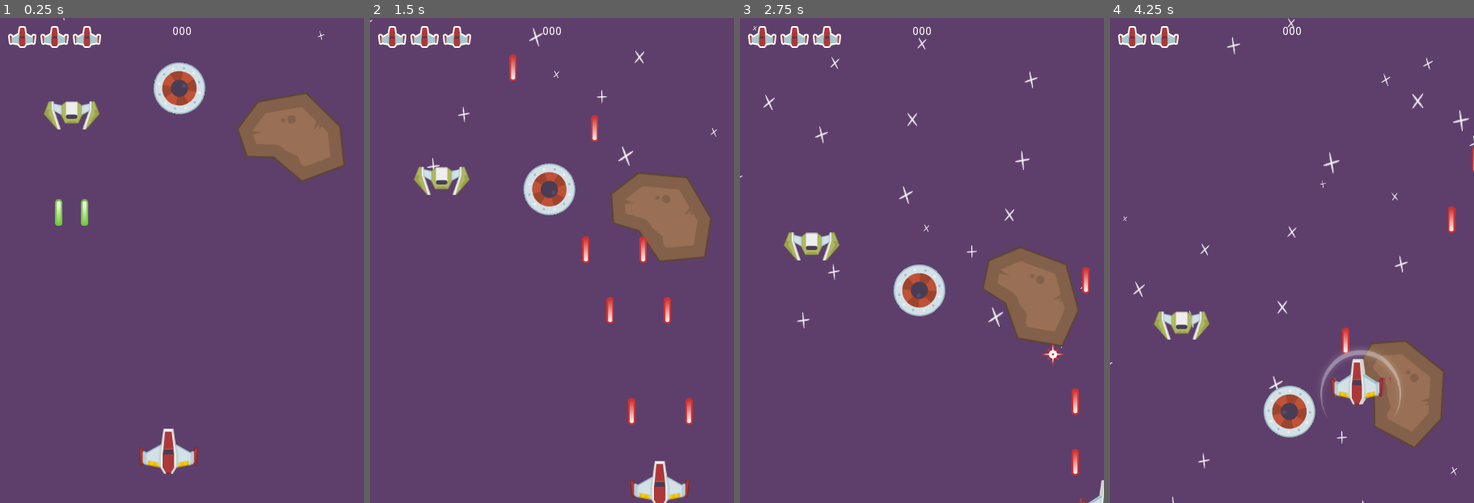
Above: before the commit, frames 1-4 (left to right).
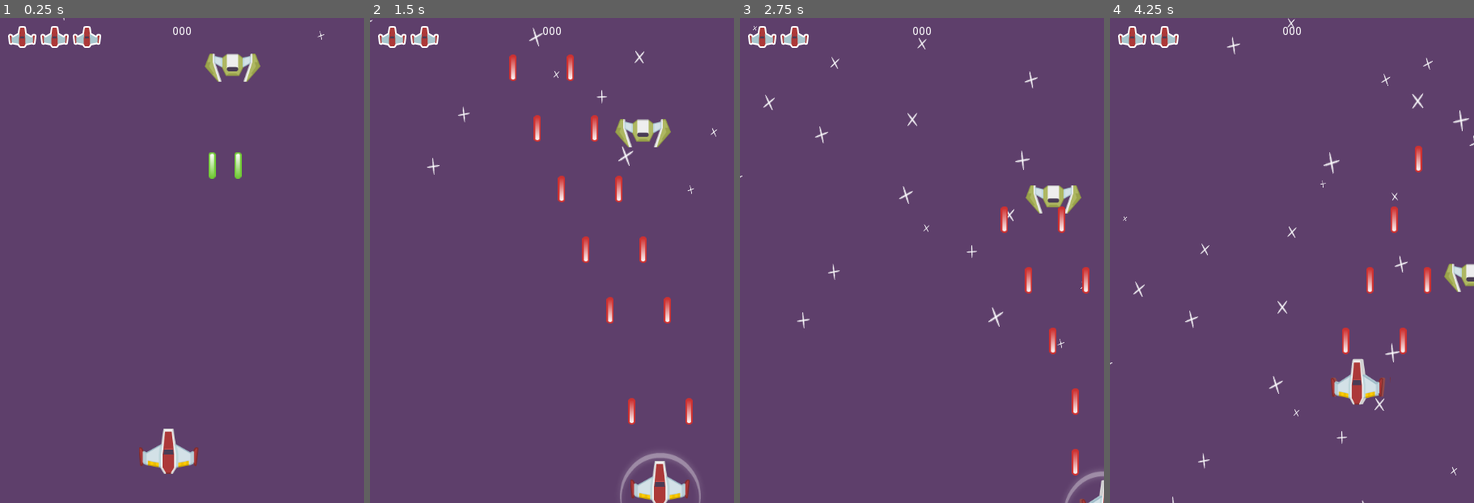
Above: after the commit, the same moments.

Repository: ZacharyRanes/Space_Shooter
Game: Godot game, scene res://MainScenes/Gameplay.tscn
The game is run twice, just before and just after one commit, with the same random seed, the same clock (stepped at 60 frames per second) and the same inputs.
Inputs:
- Up to frame 1 (0.25 s): no input
- Up to frame 2 (1.5 s): hold D (move_right) 0.53-1.28 s; hold Space (shoot) 0.53-1.28 s; hold S (move_down) from 1.28 s (still down); tap Space (shoot) at 1.35 s
- Up to frame 3 (2.75 s): release S (move_down) at 2.03 s; hold D (move_right) from 2.03 s (still down); hold Space (shoot) from 2.03 s (still down)
- Up to frame 4 (4.25 s): release D (move_right) at 2.78 s; release Space (shoot) at 2.78 s; hold W (move_up) 2.78-3.53 s; tap Space (shoot) at 2.85 s; hold A (move_left) from 3.53 s (still down); hold Space (shoot) from 3.53 s (still down)

The runs differ from the first frame. In frame 1, 6.3% of the frame differs, in the area x 12-95%, y 7-43%; in frame 2, 6.7%, in the area x 12-94%, y 1-100%; in frame 3, 6.6%; in frame 4, 6.3%.

Commit message:
End of EP23

Diff:
--- /dev/null
+++ b/Enemy/BouncerEnemy.gd
@@ -0,0 +1,12 @@
+extends SlowShooter
+
+export var horizontalSpeed := 50.0
+
+var horizontalDirection: int = 1
+
+func _physics_process(delta):
+	position.x += horizontalSpeed * delta * horizontalDirection
+
+	var viewRect := get_viewport_rect()
+	if position.x < viewRect.position.x or position.x > viewRect.end.x:
+		horizontalDirection *= -1
--- /dev/null
+++ b/Enemy/BouncerEnemy.tscn
@@ -0,0 +1,10 @@
+[gd_scene load_steps=3 format=2]
+
+[ext_resource path="res://Enemy/SlowShooterEnemy.tscn" type="PackedScene" id=1]
+[ext_resource path="res://Enemy/BouncerEnemy.gd" type="Script" id=2]
+
+[node name="BouncerEnemy" instance=ExtResource( 1 )]
+script = ExtResource( 2 )
+verticalSpeed = 20.0
+health = 20
+horizontalSpeed = 40.0
--- a/Enemy/FastEnemy.tscn
+++ b/Enemy/FastEnemy.tscn
@@ -6,7 +6,6 @@
 [node name="FastEnemy" instance=ExtResource( 1 )]
 script = ExtResource( 2 )
 verticalSpeed = 100.0
-health = 20
 rotationRate = 50
 
 [node name="Sprite" parent="." index="0"]
--- a/Enemy/SlowShooterEnemy.gd
+++ b/Enemy/SlowShooterEnemy.gd
@@ -1,4 +1,5 @@
 extends Enemy
+class_name SlowShooter
 
 onready var fireTimer := $FireTimer
 
--- a/Enemy/SlowShooterEnemy.tscn
+++ b/Enemy/SlowShooterEnemy.tscn
@@ -9,8 +9,8 @@
 
 [node name="SlowShooterEnemy" instance=ExtResource( 1 )]
 script = ExtResource( 2 )
-verticalSpeed = 65.0
-health = 40
+verticalSpeed = 30.0
+health = 20
 fireRate = 3.0
 
 [node name="Sprite" parent="." index="0"]
--- a/MainScenes/Gameplay.tscn
+++ b/MainScenes/Gameplay.tscn
@@ -1,12 +1,10 @@
-[gd_scene load_steps=8 format=2]
+[gd_scene load_steps=6 format=2]
 
 [ext_resource path="res://Player/Player.tscn" type="PackedScene" id=1]
 [ext_resource path="res://Textures/backgroundColor.png" type="Texture" id=2]
 [ext_resource path="res://Textures/starBig.png" type="Texture" id=3]
-[ext_resource path="res://Enemy/FastEnemy.tscn" type="PackedScene" id=4]
+[ext_resource path="res://Enemy/BouncerEnemy.tscn" type="PackedScene" id=4]
 [ext_resource path="res://HUD/HUD.tscn" type="PackedScene" id=5]
-[ext_resource path="res://Enemy/SlowShooterEnemy.tscn" type="PackedScene" id=6]
-[ext_resource path="res://Meteor/Meteor.tscn" type="PackedScene" id=7]
 
 [node name="Gameplay" type="Node"]
 
@@ -40,11 +38,7 @@
 [node name="Player" parent="." instance=ExtResource( 1 )]
 position = Vector2( 208.97, 537.278 )
 
-[node name="FastEnemy" parent="." instance=ExtResource( 4 )]
-position = Vector2( 221.811, 61.9191 )
-
-[node name="SlowShooterEnemy" parent="." instance=ExtResource( 6 )]
-position = Vector2( 88.5679, 104.244 )
-
-[node name="Meteor" parent="." instance=ExtResource( 7 )]
-position = Vector2( 360.361, 127.032 )
+[node name="BouncerEnemy" parent="." instance=ExtResource( 4 )]
+position = Vector2( 277.46, 45.4596 )
+verticalSpeed = 65.0
+health = 40
--- a/project.godot
+++ b/project.godot
@@ -18,10 +18,16 @@
 "class": "Player",
 "language": "GDScript",
 "path": "res://Player/Player.gd"
+}, {
+"base": "Enemy",
+"class": "SlowShooter",
+"language": "GDScript",
+"path": "res://Enemy/SlowShooterEnemy.gd"
 } ]
 _global_script_class_icons={
 "Enemy": "",
-"Player": ""
+"Player": "",
+"SlowShooter": ""
 }
 
 [application]
